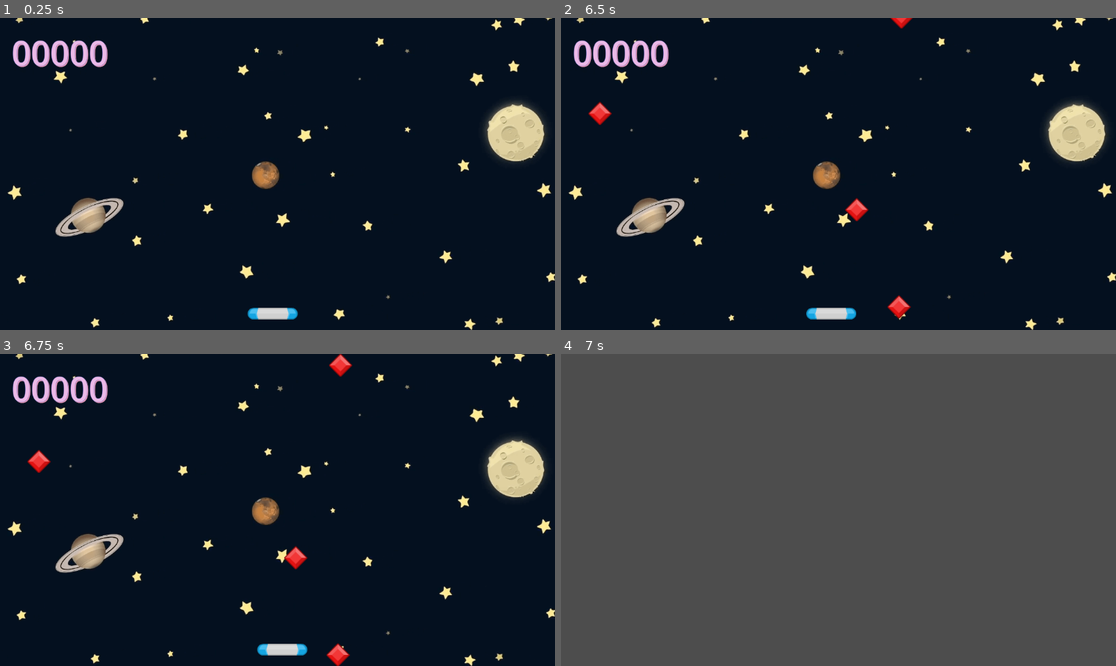
Above: before the commit, frames 1-4 (two rows, left to right).
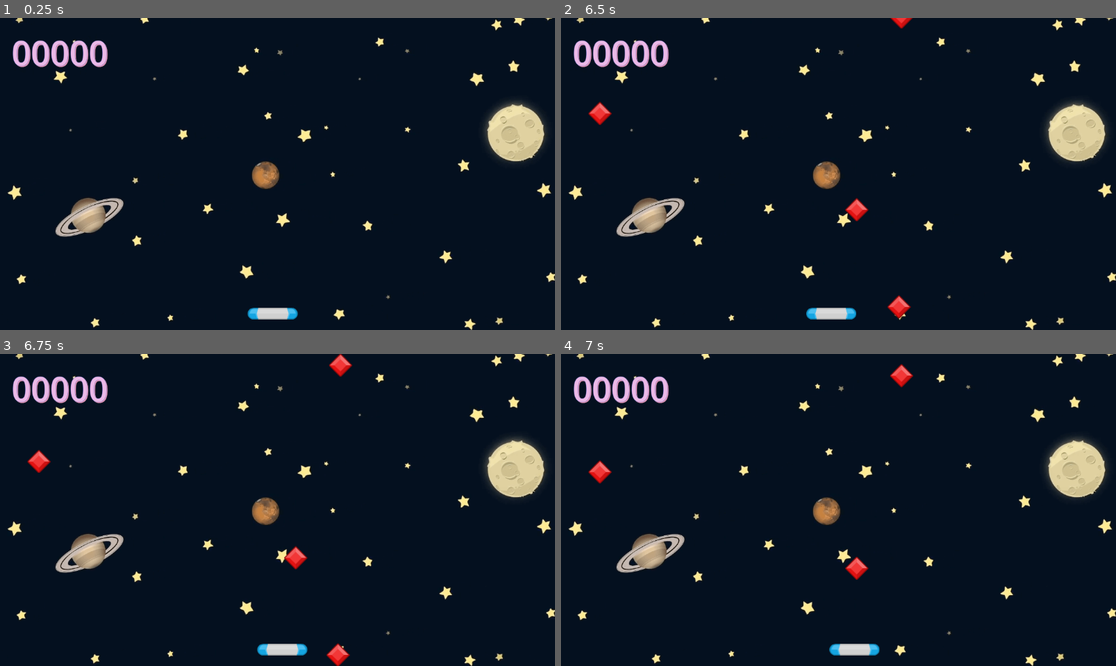
Above: after the commit, the same moments.

Repository: rubayet211/gem-catcher
Game: Godot game, scene res://scenes/game.tscn
Two runs of this game, one before a commit and one after it. Both use one fixed random seed, a clock stepped at 60 frames per second and the inputs below.
Inputs:
- Up to frame 1 (0.25 s): no input
- Up to frame 2 (6.5 s): tap Enter at 0.5 s; hold D (right) 0.53-1.28 s; hold A (left) 1.28-2.03 s; hold D (right) 2.03-3.53 s; hold A (left) 3.53-5.78 s; hold D (right) from 5.78 s (still down)
- Up to frame 3 (6.75 s): keep holding D (right)
- Up to frame 4 (7 s): keep holding D (right)

Frames 1-3 are identical in both runs. In frame 4, 100% of the frame differs, in the area x 0-100%, y 0-100%.

Commit message:
Sounds added and coded as feature

Diff:
--- a/scenes/game.gd
+++ b/scenes/game.gd
@@ -1,8 +1,13 @@
 extends Node2D
+
+const EXPLODE = preload("res://assets/explode.wav")
 
 @export var gem_scene: PackedScene
 
 var _score: int = 0
+
+@onready var timer: Timer = $Timer
+@onready var audio_stream_player_2d: AudioStreamPlayer2D = $AudioStreamPlayer2D
 
 # Called when the node enters the scene tree for the first time.
 func _ready() -> void:
@@ -25,12 +30,24 @@
 func _on_timer_timeout() -> void:
 	spawn_gems()
 
+func play_dead() -> void:
+	audio_stream_player_2d.stop()
+	audio_stream_player_2d.stream = EXPLODE
+	audio_stream_player_2d.play()
+
+func stop_all() -> void:
+	timer.stop()
+	for child in get_children():
+		child.set_process(false)
 
 func  game_over():
-	queue_free()
+	stop_all()
+	play_dead()
 
 
 func _on_paddle_area_entered(area: Area2D) -> void:
 	_score += 1
 	%Score.text = "%05d" % _score
+	audio_stream_player_2d.position = area.position
+	audio_stream_player_2d.play()
 	area.queue_free()
--- a/scenes/game.tscn
+++ b/scenes/game.tscn
@@ -1,9 +1,11 @@
-[gd_scene load_steps=5 format=3 uid="uid://ck7xrb7n42hgh"]
+[gd_scene load_steps=7 format=3 uid="uid://ck7xrb7n42hgh"]
 
 [ext_resource type="Script" path="res://scenes/game.gd" id="1_4h4i1"]
 [ext_resource type="Texture2D" uid="uid://ef74v2j5eqpm" path="res://assets/GameBg.png" id="1_mv5i7"]
 [ext_resource type="PackedScene" uid="uid://c8tgk0qk4disp" path="res://scenes/paddle.tscn" id="2_whyyy"]
 [ext_resource type="PackedScene" uid="uid://dqyy6m6gm5nd3" path="res://scenes/gem.tscn" id="3_xph27"]
+[ext_resource type="AudioStream" uid="uid://qirsa5vj4lbs" path="res://assets/bgm_action_5.mp3" id="5_qn4jk"]
+[ext_resource type="AudioStream" uid="uid://dakrihq1v5fbc" path="res://assets/spell1_0.wav" id="6_63o5j"]
 
 [node name="Game" type="Node2D"]
 script = ExtResource("1_4h4i1")
@@ -36,5 +38,14 @@
 theme_override_font_sizes/font_size = 70
 text = "0000"
 
+[node name="AudioStreamPlayer" type="AudioStreamPlayer" parent="."]
+stream = ExtResource("5_qn4jk")
+volume_db = -15.33
+autoplay = true
+
+[node name="AudioStreamPlayer2D" type="AudioStreamPlayer2D" parent="."]
+stream = ExtResource("6_63o5j")
+volume_db = -4.0
+
 [connection signal="area_entered" from="Paddle" to="." method="_on_paddle_area_entered"]
 [connection signal="timeout" from="Timer" to="." method="_on_timer_timeout"]
